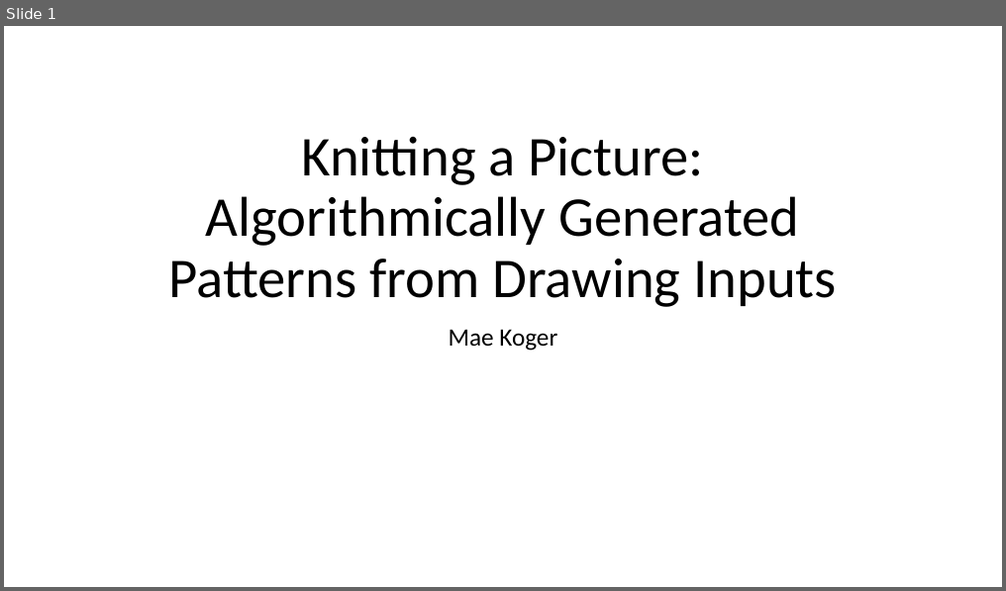
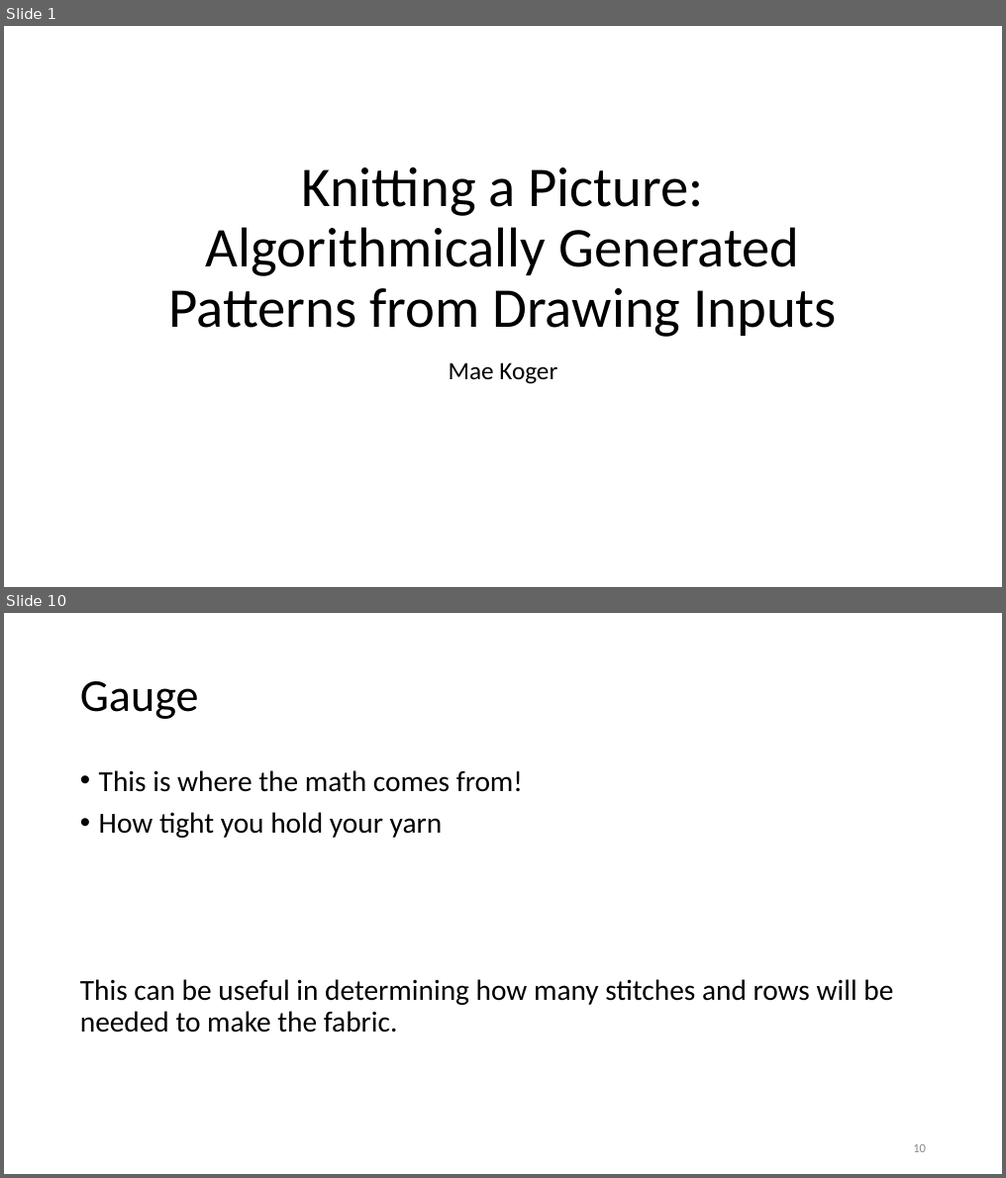
Before and after one commit to mkoger24/cs200finalproject, a slide deck: PresentationKnittingAlgorithm.pptx. Shown one above the other, each under a label of ours: slide 1 before the commit, slides 1 and 10 after it; the slides between them are not shown. The pictures are 1006x591 and 1006x1178 pixels, drawn with LibreOffice and Linux fonts; fonts in the diff are those of the drawing. Boxes give left, top, right and bottom in pixels: in the first picture for what was removed or moved away, otherwise in the second. Text is boxed around its words. In the diff, an @@ line names an element or a change of style, - is before the commit and + after.

```diff
--- a/PresentationKnittingAlgorithm.pptx
+++ b/PresentationKnittingAlgorithm.pptx
@@ slide 10 added at bbox=[4, 613, 1002, 1174], background #FFFFFF @@
@@ title added at bbox=[80, 681, 199, 719], 44 pt, text #000000 @@
+Gauge
@@ text added at bbox=[80, 770, 893, 1033], 28 pt, text #000000 @@
+• This is where the math comes from!
+• How tight you hold your yarn
+This can be useful in determining how many stitches and rows will be needed to make the fabric.
@@ page number added at bbox=[913, 1145, 926, 1153], 12 pt, text #8C8C8C @@
+10
@@ slide 1 changed as well @@
@@ title "Knitting a Picture: Algorithmically Generated ...": place and size @@
-title "Knitting a Picture: Algorithmically Generated ..." at bbox=[169, 137, 837, 307]
+title "Knitting a Picture: Algorithmically Generated ..." at bbox=[169, 168, 837, 337]
@@ subtitle "Mae Koger": place and size @@
-subtitle "Mae Koger" at bbox=[449, 329, 557, 351]
+subtitle "Mae Koger" at bbox=[449, 363, 557, 384]
```
Also in this commit, not shown: 10 other slides added, 2 other files.
